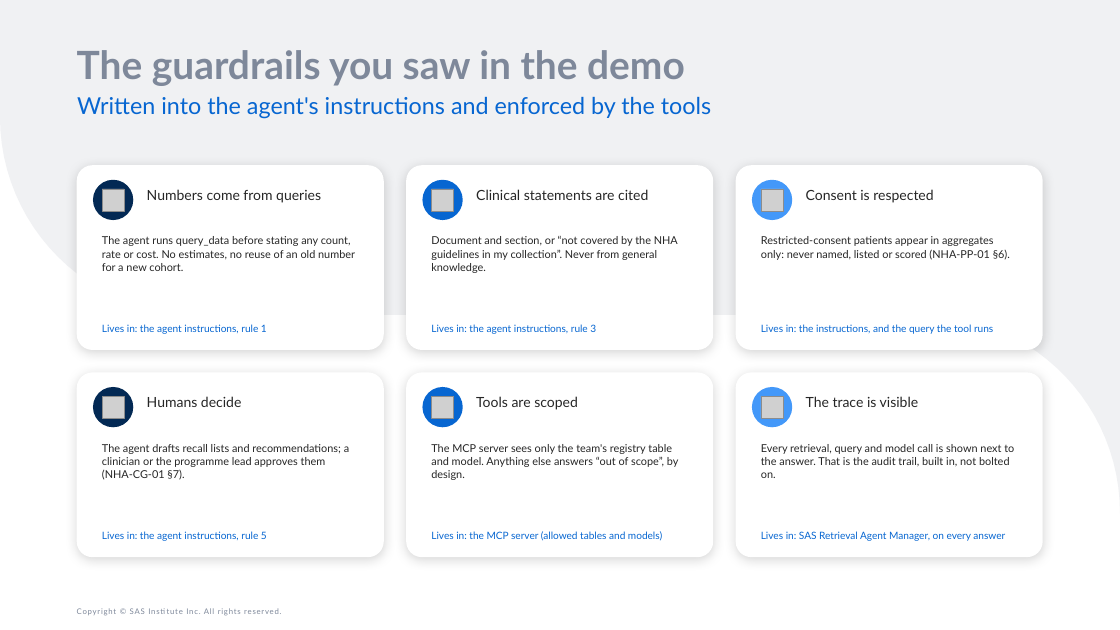
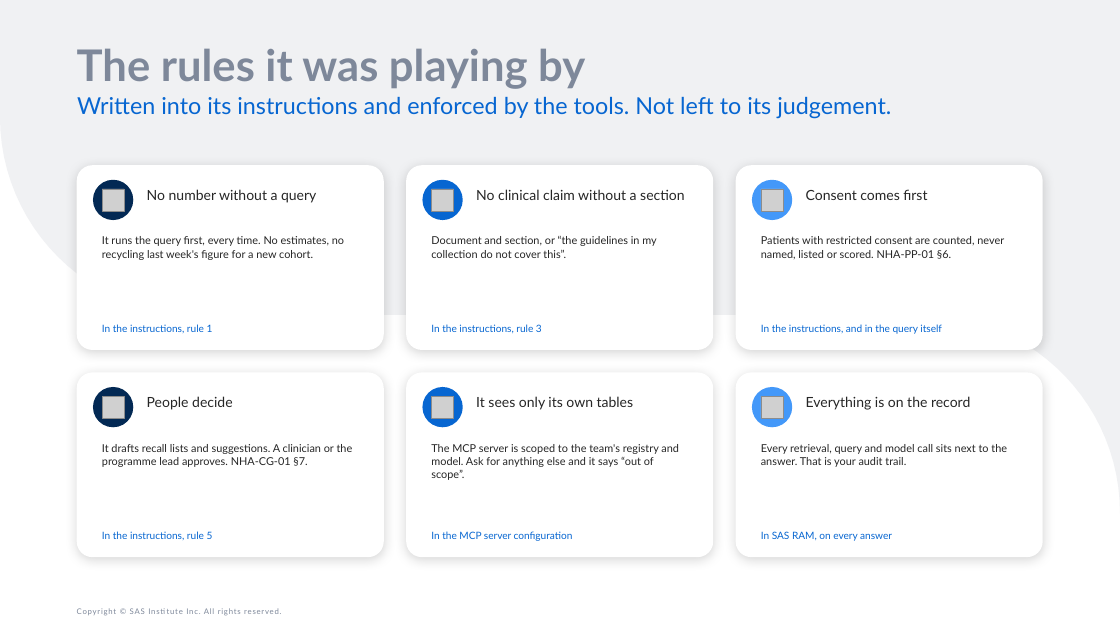
Before and after one commit to raedaldweik/Agentic-Bootcamp, a slide deck: slide 18 of Day1/Agentic_AI_Overview_and_Live_Demo/Agentic_AI_Overview_and_Live_Demo.pptx. Drawn at 1120x630 pixels with LibreOffice and Linux fonts; fonts in the diff are those of the drawing; grey boxes stand for pictures. Boxes give left, top, right and bottom in pixels: in the first picture for what was removed or moved away, otherwise in the second. Text is boxed around its words. In the diff, an @@ line names an element or a change of style, - is before the commit and + after.

```diff
--- a/Day1/Agentic_AI_Overview_and_Live_Demo/Agentic_AI_Overview_and_Live_Demo.pptx
+++ b/Day1/Agentic_AI_Overview_and_Live_Demo/Agentic_AI_Overview_and_Live_Demo.pptx
@@ title at [77, 48, 585, 89]: text changed; size 50 to 56 pt @@
-The guardrails you saw in the demo
+The rules it was playing by
@@ text at [77, 96, 891, 119]: text changed @@
-Written into the agent's instructions and enforced by the tools
+Written into its instructions and enforced by the tools. Not left to its judgement.
@@ text at [147, 189, 316, 203]: text changed @@
-Numbers come from queries
+No number without a query
@@ text at [476, 189, 685, 200]: text changed @@
-Clinical statements are cited
+No clinical claim without a section
@@ text at [806, 189, 927, 200]: text changed @@
-Consent is respected
+Consent comes first
@@ text at [102, 236, 344, 260]: text changed @@
-The agent runs query_data before stating any count, rate or cost. No estimates, no reuse of an old number for a new cohort.
+It runs the query first, every time. No estimates, no recycling last week's figure for a new cohort.
@@ text at [431, 236, 656, 258]: text changed @@
-Document and section, or “not covered by the NHA guidelines in my collection”. Never from general knowledge.
+Document and section, or “the guidelines in my collection do not cover this”.
@@ text at [761, 236, 1004, 259]: text changed @@
-Restricted-consent patients appear in aggregates only: never named, listed or scored (NHA-PP-01 §6).
+Patients with restricted consent are counted, never named, listed or scored. NHA-PP-01 §6.
@@ text at [102, 324, 213, 333]: text changed @@
-Lives in: the agent instructions, rule 1
+In the instructions, rule 1
@@ text at [431, 324, 542, 333]: text changed @@
-Lives in: the agent instructions, rule 3
+In the instructions, rule 3
@@ text at [761, 324, 942, 334]: text changed @@
-Lives in: the instructions, and the query the tool runs
+In the instructions, and in the query itself
@@ text at [147, 396, 232, 410]: text changed @@
-Humans decide
+People decide
@@ text at [476, 396, 634, 410]: text changed @@
-Tools are scoped
+It sees only its own tables
@@ text at [806, 396, 970, 410]: text changed @@
-The trace is visible
+Everything is on the record
@@ text at [102, 444, 353, 467]: text changed @@
-The agent drafts recall lists and recommendations; a clinician or the programme lead approves them (NHA-CG-01 §7).
+It drafts recall lists and suggestions. A clinician or the programme lead approves. NHA-CG-01 §7.
@@ text at [431, 444, 679, 480]: text changed @@
-The MCP server sees only the team's registry table and model. Anything else answers “out of scope”, by design.
+The MCP server is scoped to the team's registry and model. Ask for anything else and it says “out of scope”.
@@ text at [761, 444, 1007, 467]: text changed @@
-Every retrieval, query and model call is shown next to the answer. That is the audit trail, built in, not bolted on.
+Every retrieval, query and model call sits next to the answer. That is your audit trail.
@@ text at [102, 531, 213, 540]: text changed @@
-Lives in: the agent instructions, rule 5
+In the instructions, rule 5
@@ text at [431, 531, 573, 541]: text changed @@
-Lives in: the MCP server (allowed tables and models)
+In the MCP server configuration
@@ text at [761, 531, 892, 541]: text changed @@
-Lives in: SAS Retrieval Agent Manager, on every answer
+In SAS RAM, on every answer
```
Also in this commit, not shown: 21 other slides changed, 2 other files.
